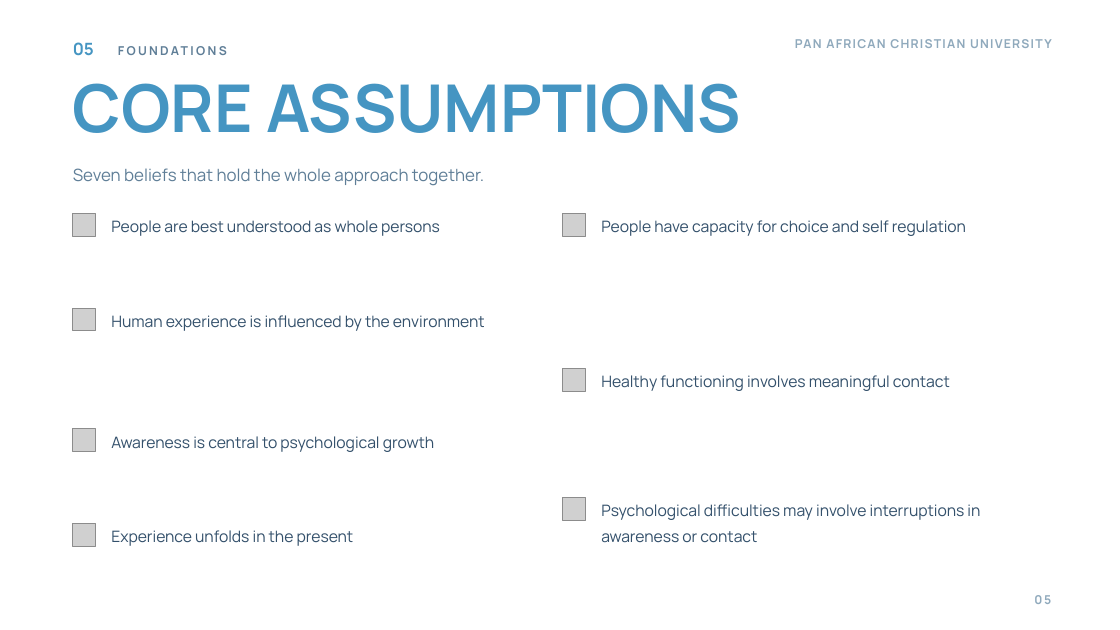
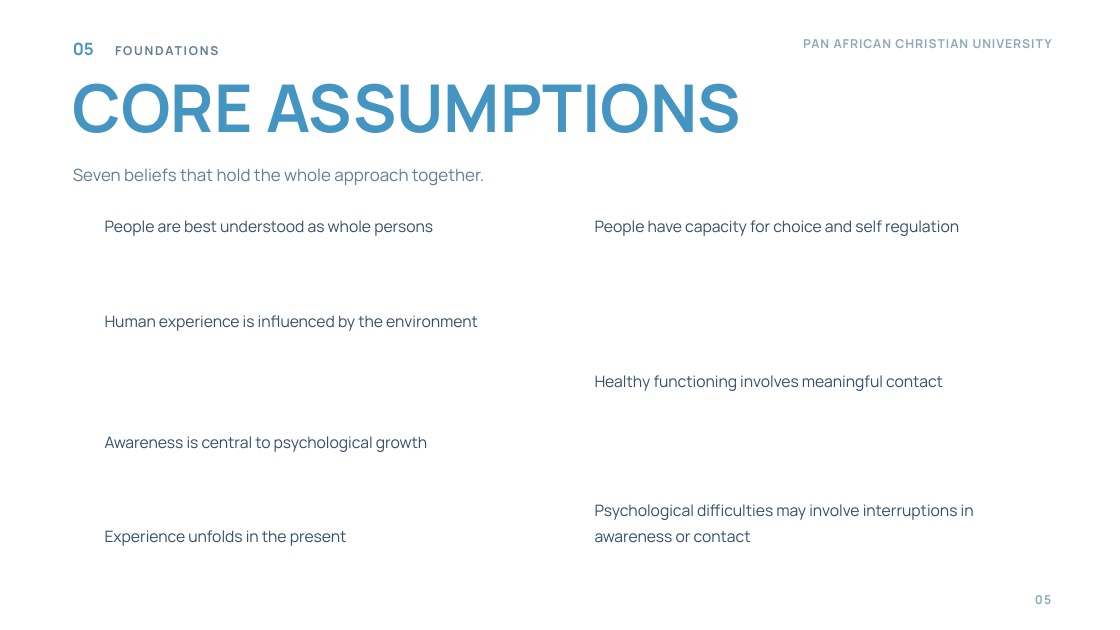
Before and after one commit to wambetebenjamin/Business-e-books, a slide deck: slide 5 of presentations/gestalt-theory-counselling/Gestalt Theory and Its Application to Counselling.pptx. Drawn at 1120x630 pixels with LibreOffice and Linux fonts; fonts in the diff are those of the drawing; grey boxes stand for pictures; background and template pictures are left out. Boxes give left, top, right and bottom in pixels: in the first picture for what was removed or moved away, otherwise in the second. Text is boxed around its words. In the diff, an @@ line names an element or a change of style, - is before the commit and + after.

```diff
--- a/presentations/gestalt-theory-counselling/Gestalt Theory and Its Application to Counselling.pptx
+++ b/presentations/gestalt-theory-counselling/Gestalt Theory and Its Application to Counselling.pptx
@@ text "05 FOUNDATIONS" at (73, 42, 94, 56): letter spacing 2 to 1.6 pt in "FOUNDATIONS" @@
@@ text "PAN AFRICAN CHRISTIAN UNIVERSITY" at (803, 39, 968, 48): letter spacing 1.1 to 0.8 pt @@
@@ picture removed at (73, 213, 96, 236) @@
@@ text "People are best understood as ...": place and size @@
-text "People are best understood as ..." at (111, 220, 440, 236)
+text "People are best understood as ..." at (105, 220, 433, 236)
@@ picture removed at (563, 213, 586, 236) @@
@@ text "People have capacity for choice ...": place and size @@
-text "People have capacity for choice ..." at (601, 220, 966, 236)
+text "People have capacity for choice ..." at (595, 220, 959, 236)
@@ picture removed at (73, 308, 96, 331) @@
@@ text "Human experience is influenced by ...": place and size @@
-text "Human experience is influenced by ..." at (111, 315, 485, 331)
+text "Human experience is influenced by ..." at (105, 315, 478, 331)
@@ picture removed at (563, 369, 586, 392) @@
@@ text "Healthy functioning involves meaningful contact": place and size @@
-text "Healthy functioning involves meaningful contact" at (601, 375, 950, 391)
+text "Healthy functioning involves meaningful contact" at (595, 375, 943, 391)
@@ picture removed at (73, 429, 96, 452) @@
@@ text "Awareness is central to psychological ...": place and size @@
-text "Awareness is central to psychological ..." at (111, 436, 434, 452)
+text "Awareness is central to psychological ..." at (105, 436, 427, 452)
@@ picture removed at (563, 497, 586, 520) @@
@@ text "Psychological difficulties may involve interruptions ...": place and size @@
-text "Psychological difficulties may involve interruptions ..." at (601, 504, 980, 543)
+text "Psychological difficulties may involve interruptions ..." at (595, 504, 974, 543)
@@ picture removed at (73, 523, 96, 546) @@
@@ text "Experience unfolds in the present": place and size @@
-text "Experience unfolds in the present" at (111, 530, 354, 546)
+text "Experience unfolds in the present" at (105, 530, 347, 546)
```
Also in this commit, not shown: 30 other slides changed, 33 other files.
